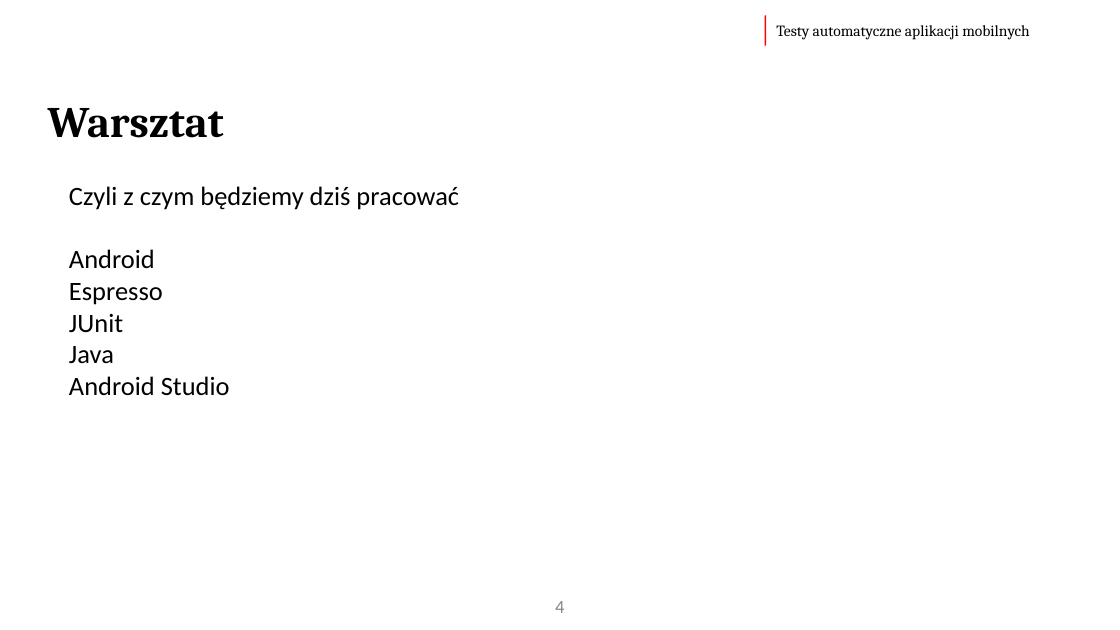
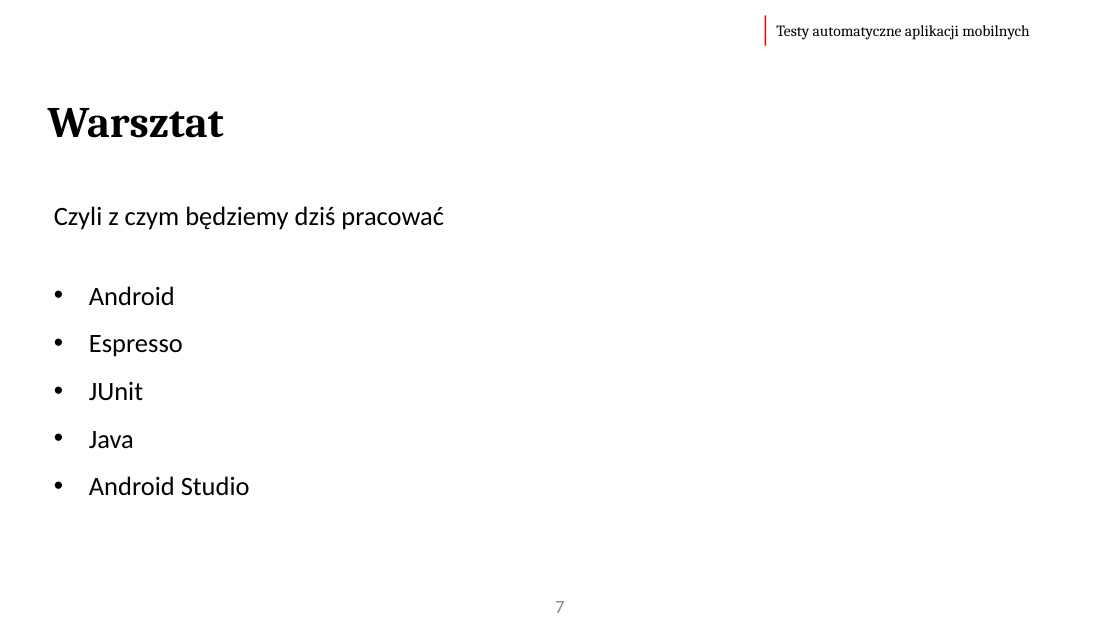
Before and after one commit to The-Lizard-Project/qe2017, a slide deck: slide 7 of Dokumenty/Prezentacja.pptx (slide 4 before the commit). Drawn at 1120x630 pixels with LibreOffice and Linux fonts; fonts in the diff are those of the drawing; background and template pictures are left out. Boxes give left, top, right and bottom in pixels: in the first picture for what was removed or moved away, otherwise in the second. Text is boxed around its words. In the diff, an @@ line names an element or a change of style, - is before the commit and + after.

```diff
--- a/Dokumenty/Prezentacja.pptx
+++ b/Dokumenty/Prezentacja.pptx
@@ text "Czyli z czym będziemy dziś ...": place and size @@
-text "Czyli z czym będziemy dziś ..." at <box>69,186,459,396</box>
+text "Czyli z czym będziemy dziś ..." at <box>54,206,444,495</box>
@@ text at <box>89,286,250,495</box>: bullet none to •; line spacing 1 to 1.5 @@
@@ page number at <box>555,601,564,613</box>: text changed @@
-4
+7
```
